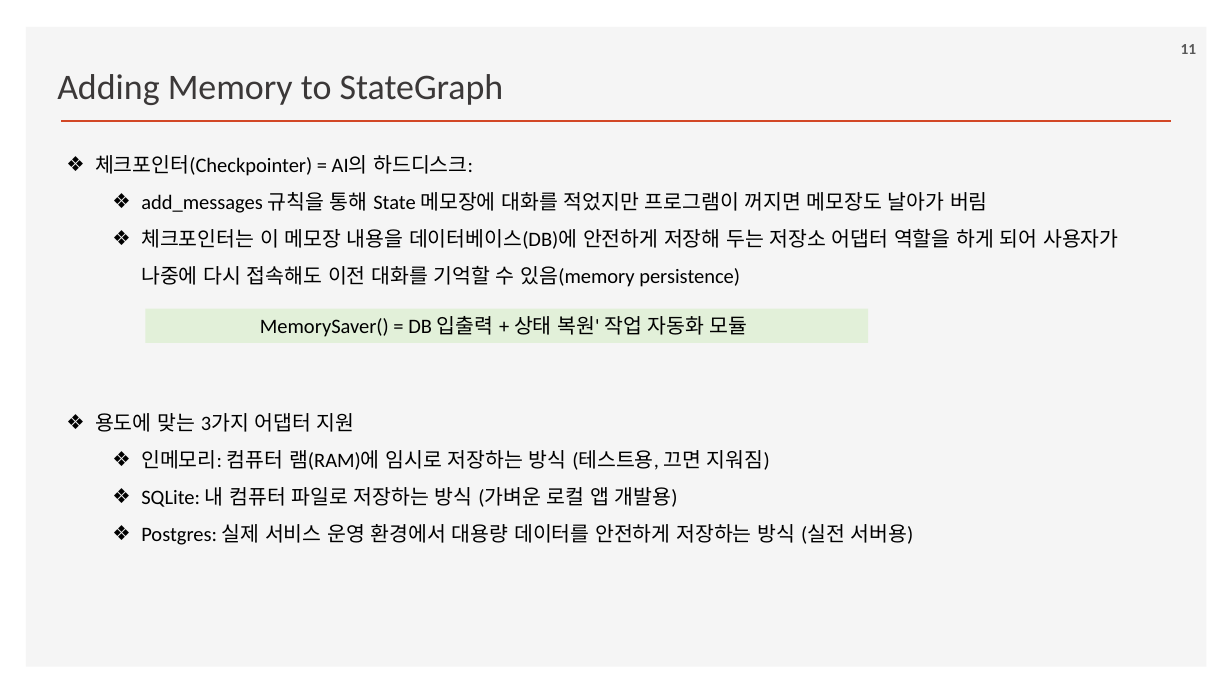
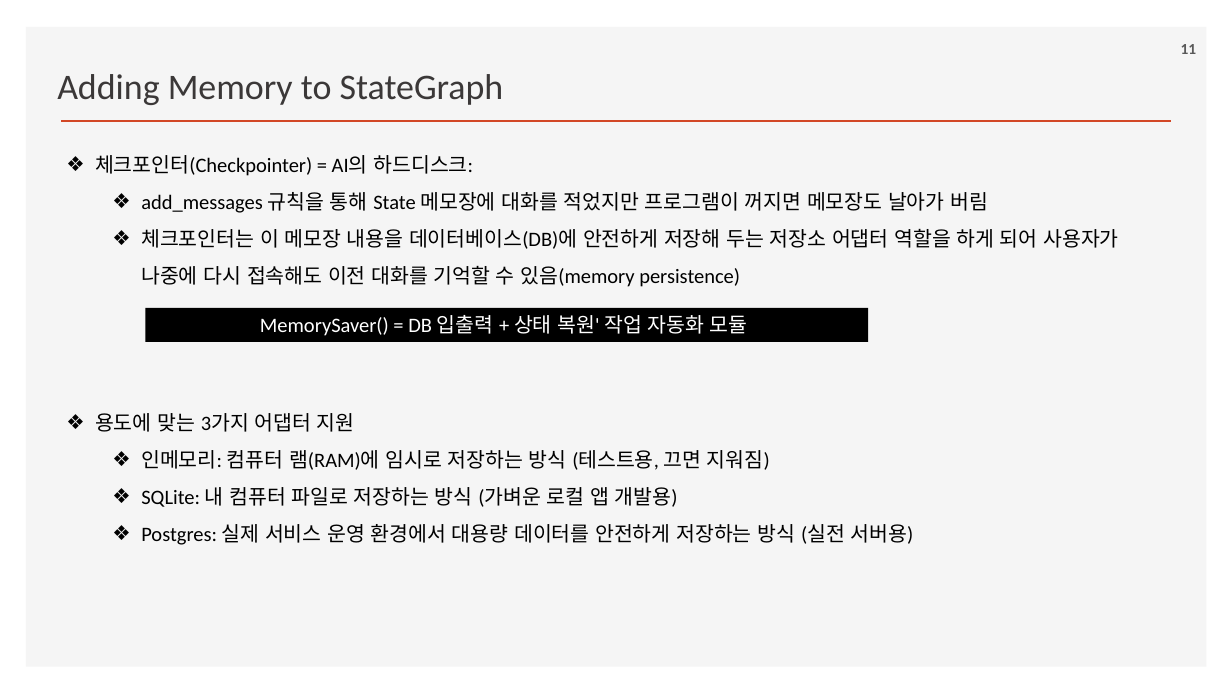
Before and after one commit to ancestor9/2026_Fall_Learning-Langchain-AI-Agent, a slide deck: slide 11 of ppts/CHAPTER 4 Using LangGraph to Add Memory to Your Chatbot.pptx. Drawn at 1232x693 pixels with LibreOffice and Linux fonts; fonts in the diff are those of the drawing; background and template pictures are left out. Boxes give left, top, right and bottom in pixels: in the first picture for what was removed or moved away, otherwise in the second. Text is boxed around its words. In the diff, an @@ line names an element or a change of style, - is before the commit and + after.

```diff
--- a/ppts/CHAPTER 4 Using LangGraph to Add Memory to Your Chatbot.pptx
+++ b/ppts/CHAPTER 4 Using LangGraph to Add Memory to Your Chatbot.pptx
@@ rectangle "MemorySaver() = DB 입출력 + ..." at (x1=145, y1=308, x2=868, y2=342): text colour #000000 to #FFFFFF; fill #E2F0D9 to #000000 @@
```
Also in this commit, not shown: 10 other slides changed, 1 slide added, 1 slide removed.
